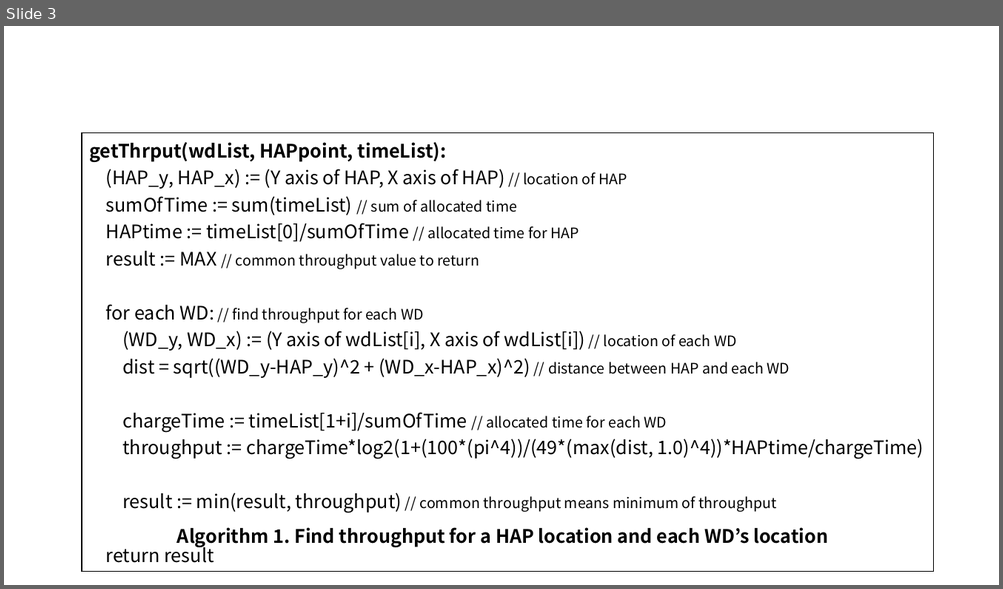
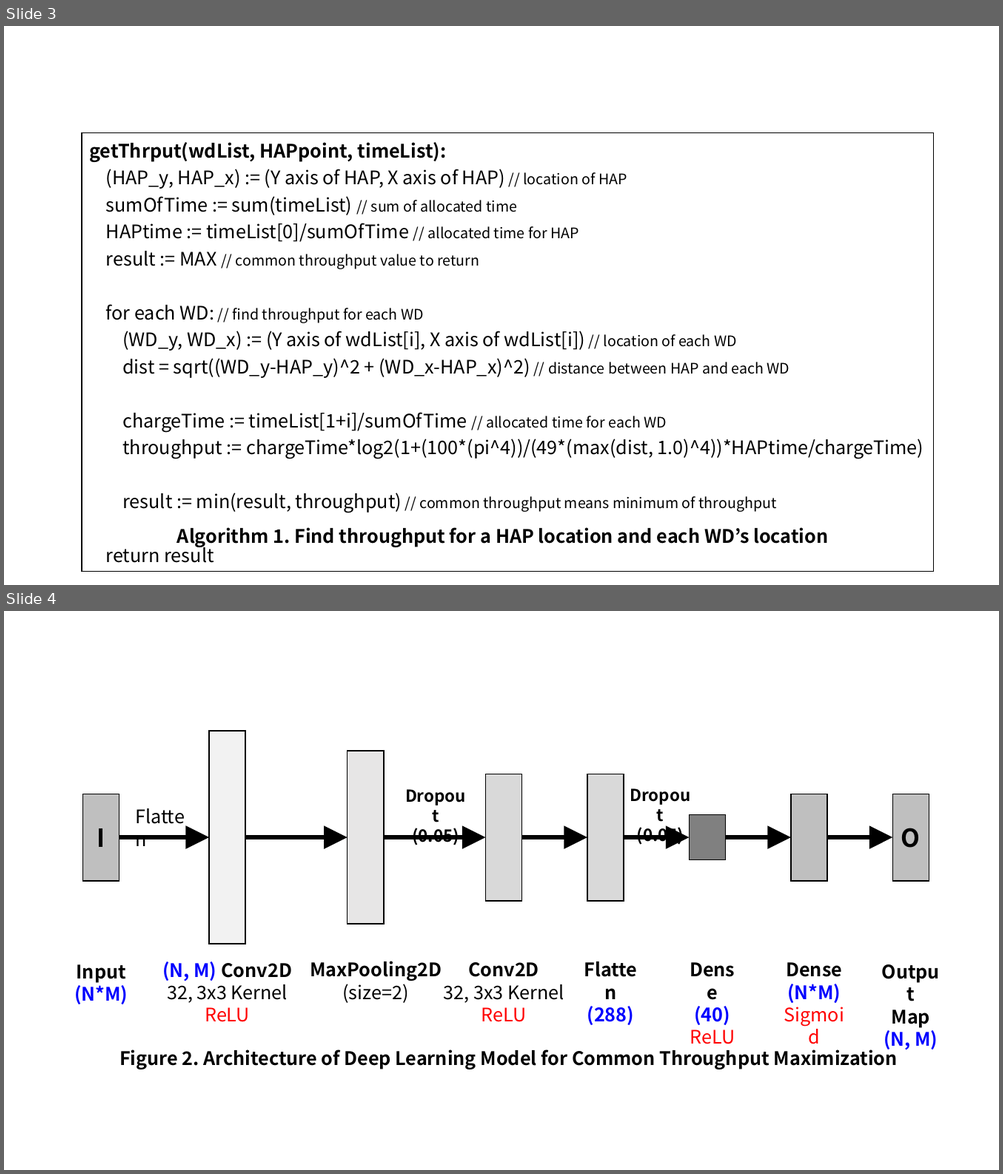
Before and after one commit to WannaBeSuperteur/2020, a slide deck: WPCN/for_final_paper.pptx. Shown one above the other, each under a label of ours: slide 3 before the commit, slides 3 and 4 after it. The pictures are 1003x589 and 1003x1174 pixels, drawn with LibreOffice and Linux fonts; fonts in the diff are those of the drawing. Boxes give left, top, right and bottom in pixels: in the first picture for what was removed or moved away, otherwise in the second. Text is boxed around its words. In the diff, an @@ line names an element or a change of style, - is before the commit and + after.

Commit message:
modify: update paper (until model description)

```diff
--- a/WPCN/for_final_paper.pptx
+++ b/WPCN/for_final_paper.pptx
@@ slide 4 added at [4,611,999,1170], background #FFFFFF @@
@@ rectangle added at [209,731,246,945], fill #F2F2F2, outline #000000 1 pt @@
@@ rectangle added at [347,752,384,924], fill #E7E6E6, outline #000000 1 pt @@
@@ rectangle added at [485,775,522,901], fill #D9D9D9, outline #000000 1 pt @@
@@ rectangle added at [587,775,624,901], fill #D9D9D9, outline #000000 1 pt @@
@@ rectangle added at [83,794,119,881], fill #BFBFBF, outline #000000 1 pt, 24 pt, text #000000, bold @@
+I
@@ text added at [128,802,200,832], 18 pt, text #000000 @@
+Flatten
@@ rectangle added at [791,794,827,881], fill #BFBFBF, outline #000000 1 pt @@
@@ rectangle added at [893,794,929,881], fill #BFBFBF, outline #000000 1 pt, 24 pt, text #000000, bold @@
+O
@@ text added at [412,828,459,846], 16 pt, text #000000, bold @@
+Dropout
+(0.05)
@@ text added at [637,824,684,845], 16 pt, text #000000, bold @@
+Dropout
+(0.05)
@@ rectangle added at [689,815,726,860], fill #808080, outline #000000 1 pt @@
@@ arrow added from (119, 838) to (209, 838), #000000 4.5 pt @@
@@ arrow added from (246, 838) to (347, 838), #000000 4.5 pt @@
@@ arrow added from (384, 838) to (485, 838), #000000 4.5 pt @@
@@ arrow added from (522, 838) to (587, 838), #000000 4.5 pt @@
@@ arrow added from (623, 838) to (689, 838), #000000 4.5 pt @@
@@ arrow added from (726, 838) to (791, 838), #000000 4.5 pt @@
@@ arrow added from (827, 838) to (893, 838), #000000 4.5 pt @@
@@ text added at [74,965,128,1005], 18 pt, text #000000, bold @@
+Input
+(N*M)
@@ text added at [162,962,292,1022], 18 pt, text #000000 @@
+(N, M) Conv2D
+32, 3x3 Kernel
+ReLU
@@ text added at [310,961,441,1003], 18 pt, text #000000, bold @@
+MaxPooling2D
+(size=2)
@@ text added at [443,963,563,1022], 18 pt, text #000000 @@
+Conv2D
+32, 3x3 Kernel
+ReLU
@@ text added at [689,963,842,1045], 18 pt, text #000000, bold @@
+Dense
+(40)
+ReLU
@@ text added at [787,984,840,1003], 18 pt, text #FF0000, bold @@
+Dense
+(N*M)
+Sigmoid
@@ text added at [587,1006,634,1025], 18 pt, text #000000, bold @@
+Flatten
+(288)
@@ text added at [883,1010,938,1051], 18 pt, text #000000, bold @@
+Output
+Map
+(N, M)
@@ text added at [119,1046,897,1070], 18 pt, text #000000, bold @@
+Figure 2. Architecture of Deep Learning Model for Common Throughput Maximization
```
Also in this commit, not shown: 1 other slide added, 1 other file.
